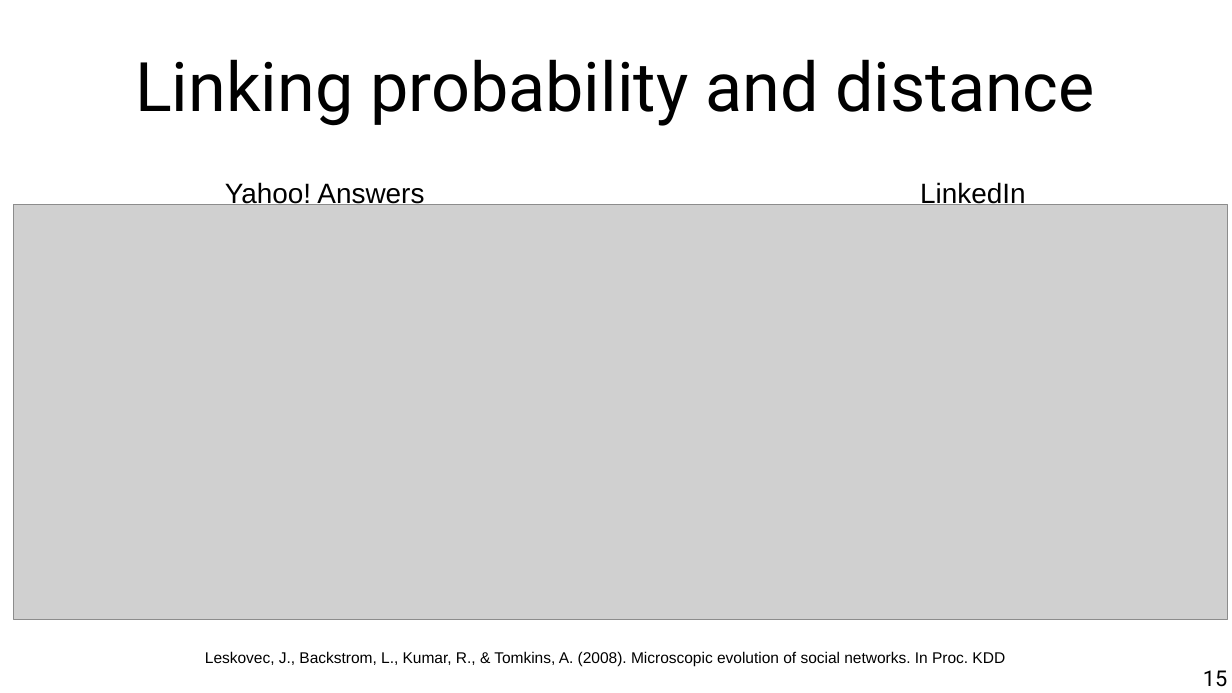
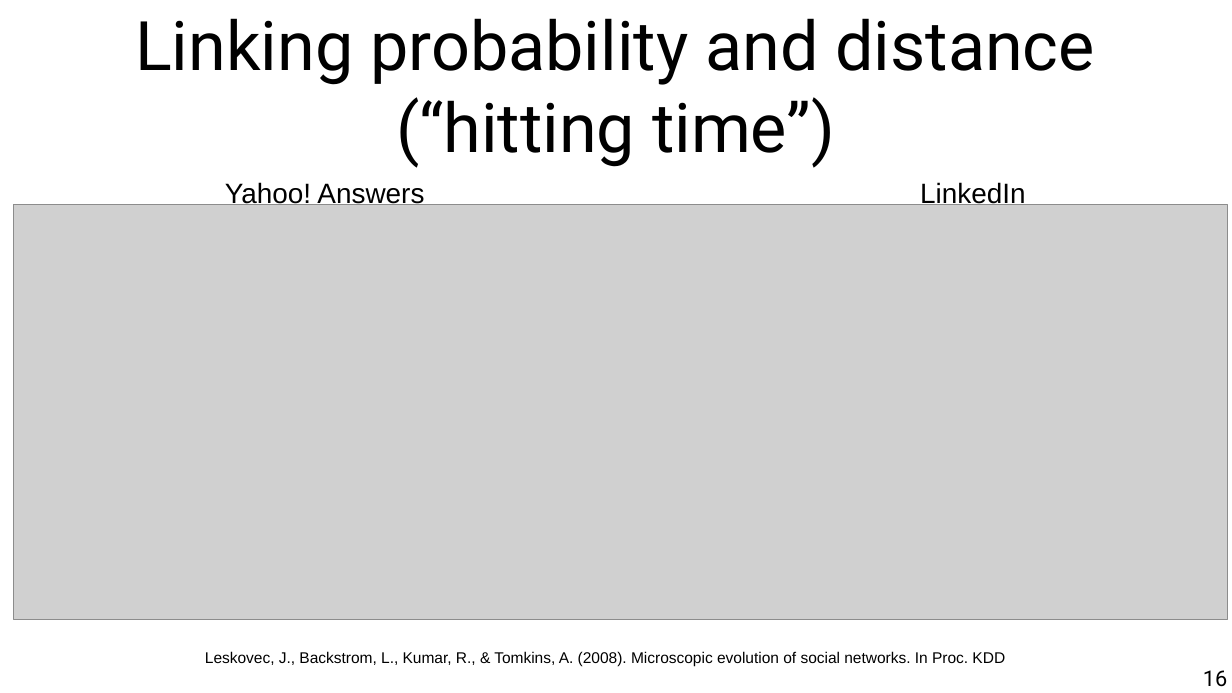
Before and after one commit to chatox/networks-science-course, a slide deck: slide 16 of theory/tt07_link_formation_mechanisms.odp (slide 15 before the commit). Drawn at 1232x693 pixels with LibreOffice and Linux fonts; fonts in the diff are those of the drawing; grey boxes stand for pictures. Boxes give left, top, right and bottom in pixels: in the first picture for what was removed or moved away, otherwise in the second. Text is boxed around its words. In the diff, an @@ line names an element or a change of style, - is before the commit and + after.

```diff
--- a/theory/tt07_link_formation_mechanisms.odp
+++ b/theory/tt07_link_formation_mechanisms.odp
@@ title at (135,18,1094,168): text changed @@
-Linking probability and distance
+Linking probability and distance (“hitting time”)
@@ page number at (1203,670,1227,687): text changed @@
-15
+16
```
Also in this commit, not shown: 6 other slides changed, 14 slides added, 14 slides removed, 1 other file.
